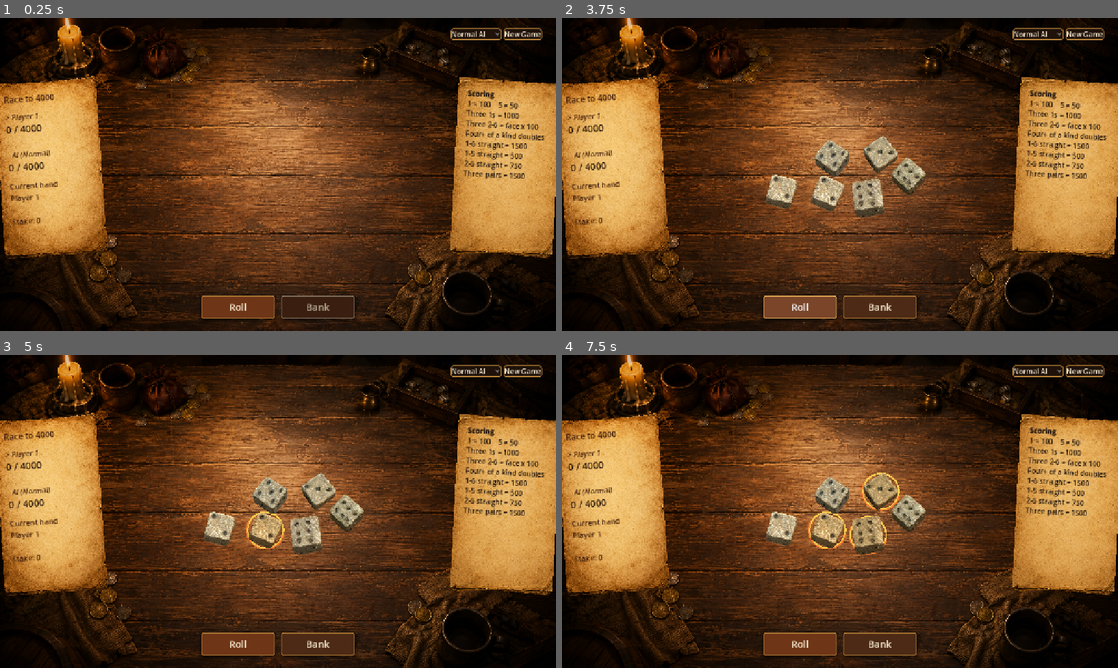
Above: before the commit, frames 1-4 (two rows, left to right).
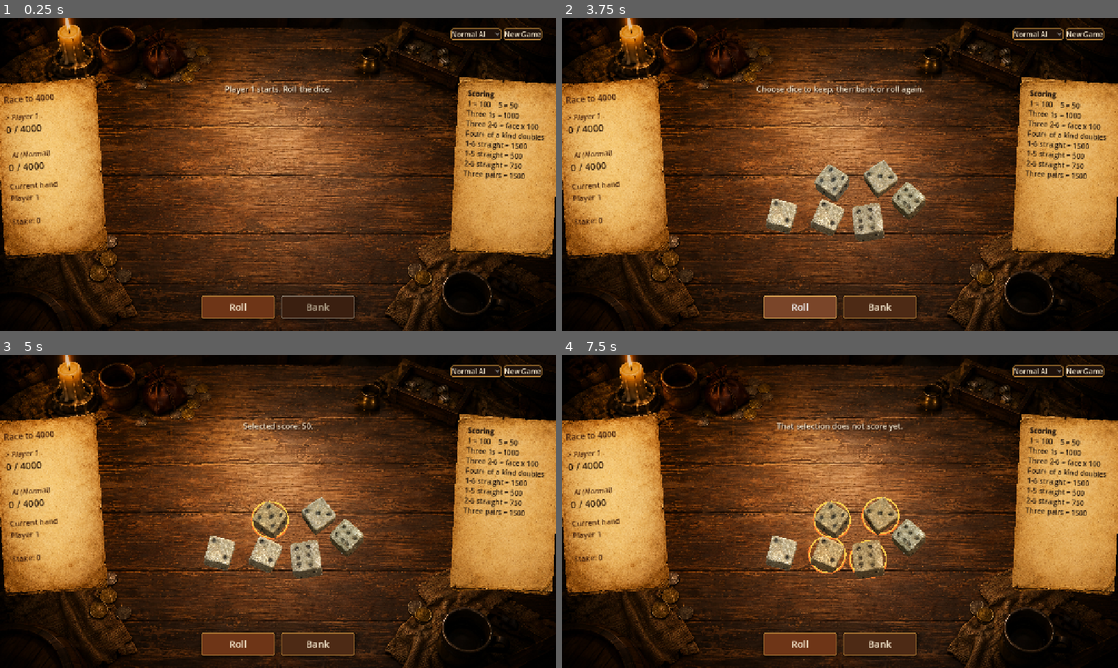
Above: after the commit, the same moments.

Repository: YGY-Sun/bohemian-farkle
Game: Godot game, scene res://scenes/Main.tscn
The game is run twice, just before and just after one commit, with the same random seed, the same clock (stepped at 60 frames per second) and the same inputs.
Inputs (mouse positions are in pixels of both pictures, inside the frame that each line leads up to):
- Up to frame 1 (0.25 s): no input
- Up to frame 2 (3.75 s): click "Normal AI" at 0.5 s; click "Normal AI" at 1.25 s; click "New Game" at 2 s; click "New Game" at 2.75 s; click "Roll" at 3.5 s
- Up to frame 3 (5 s): click (266, 530) at 4.27 s
- Up to frame 4 (7.5 s): click (828, 555) at 5.02 s; click (867, 533) at 5.77 s; click (867, 558) at 6.52 s; click (878, 492) at 7.27 s

The runs differ from the first frame. In frame 1, 0.2% of the frame differs, in the area x 40-60%, y 21-25%; in frame 2, 4.9%; in frame 3, 4.8%; in frame 4, 5.2%, in the area x 36-66%, y 21-72%.

Commit message:
Clarify bust turn transition in UI

Diff:
--- a/scripts/Main.gd
+++ b/scripts/Main.gd
@@ -289,7 +289,15 @@
 	table_space.alignment = BoxContainer.ALIGNMENT_CENTER
 
 	status_label = Label.new()
-	status_label.visible = false
+	status_label.horizontal_alignment = HORIZONTAL_ALIGNMENT_CENTER
+	status_label.autowrap_mode = TextServer.AUTOWRAP_WORD_SMART
+	status_label.add_theme_color_override("font_color", Color("#f7ead0"))
+	status_label.add_theme_color_override("font_shadow_color", Color("#2b1206", 0.85))
+	status_label.add_theme_constant_override("shadow_offset_x", 2)
+	status_label.add_theme_constant_override("shadow_offset_y", 2)
+	status_label.add_theme_font_size_override("font_size", 18)
+	status_label.custom_minimum_size = Vector2(DICE_AREA_SIZE.x, 52)
+	table_space.add_child(status_label)
 
 	dice_box = Control.new()
 	dice_box.custom_minimum_size = DICE_AREA_SIZE
--- a/scripts/core/FarkleMatch.gd
+++ b/scripts/core/FarkleMatch.gd
@@ -108,10 +108,11 @@
 	held_indices.clear()
 
 	if scorer.is_bust(dice_values):
+		var busted_player_name := player_name(current_player)
 		turn_score = 0
 		can_bank = false
-		status = "%s busts. No scoring dice, turn passes." % player_name(current_player)
 		_next_player()
+		status = "%s busts. No scoring dice, turn passes. %s's turn." % [busted_player_name, player_name(current_player)]
 		return false
 
 	can_bank = true
--- a/tests/core/farkle_match_test.gd
+++ b/tests/core/farkle_match_test.gd
@@ -67,11 +67,12 @@
 
 func _bust_roll_passes_turn_with_zero_turn_score(failures: Array[String]) -> void:
 	var game := FarkleMatch.new(MatchConfig.new())
-	game.set_roll_queue([[2, 2, 3, 3, 4, 6]])
+	game.set_roll_queue([[2, 3, 3, 4, 6, 6]])
 	_expect_eq(failures, "bust roll command returns false", game.roll_requested(), false)
 	_expect_eq(failures, "bust clears turn score", game.turn_score, 0)
 	_expect_eq(failures, "bust changes turn", game.current_player, 1)
 	_expect_eq(failures, "bust disables banking", game.can_bank, false)
+	_expect_eq(failures, "bust status names next turn", game.status, "Player 1 busts. No scoring dice, turn passes. AI's turn.")
 
 
 func _hot_dice_rolls_all_six_after_all_dice_score(failures: Array[String]) -> void:
